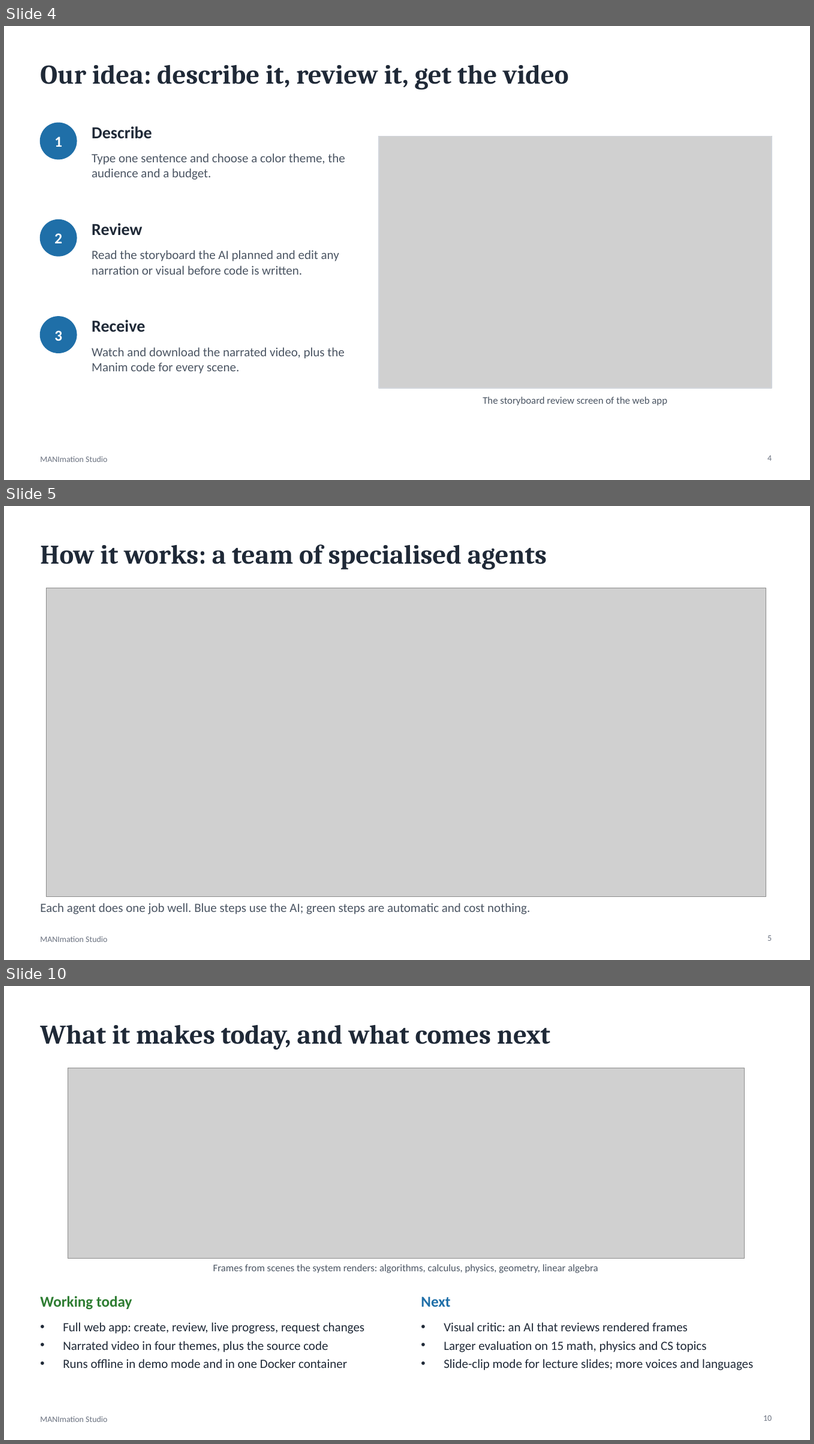
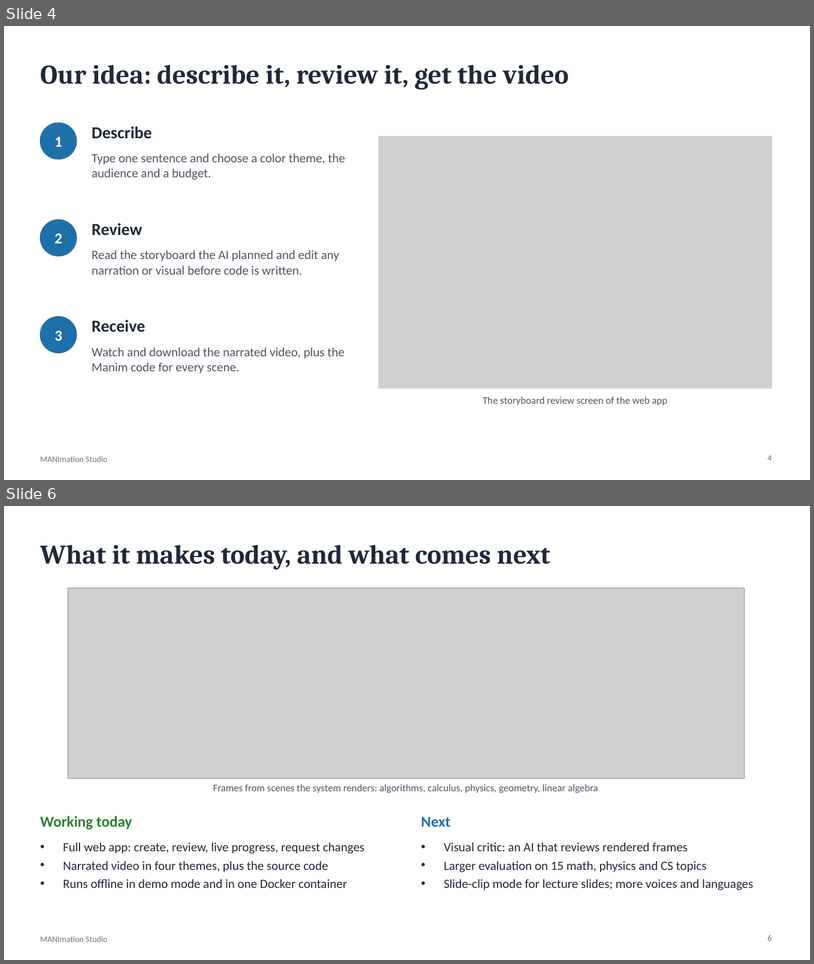
Before and after one commit to dhupthumbadiya2005/Manimation, a slide deck: docs/presentation/MANImation_Studio.pptx. Shown one above the other, each under a label of ours: slides 4, 5 and 10 before the commit, slides 4 and 6 after it; the slides between them are not shown. The pictures are 814x1444 and 814x964 pixels, drawn with LibreOffice and Linux fonts; fonts in the diff are those of the drawing; grey boxes stand for pictures. Boxes give left, top, right and bottom in pixels: in the first picture for what was removed or moved away, otherwise in the second. Text is boxed around its words. In the diff, an @@ line names an element or a change of style, - is before the commit and + after.

```diff
--- a/docs/presentation/MANImation_Studio.pptx
+++ b/docs/presentation/MANImation_Studio.pptx
@@ slide 5 removed at bbox=[4, 506, 810, 960], background #FFFFFF; not listed: 1 template element that a slide beside it also shows @@
@@ title removed at bbox=[40, 544, 547, 570] @@
-How it works: a team of specialised agents
@@ picture removed at bbox=[47, 588, 767, 896] @@
@@ text removed at bbox=[40, 903, 530, 914] @@
-Each agent does one job well. Blue steps use the AI; green steps are automatic and cost nothing.
@@ page number removed at bbox=[768, 935, 772, 940] @@
-5
@@ what was slide 10 is now slide 6 @@
@@ page number at bbox=[768, 934, 772, 940]: text changed @@
-10
+6
```
Also in this commit, not shown: 1 slide changed, 2 slides added, 5 other slides removed, 14 other files.
